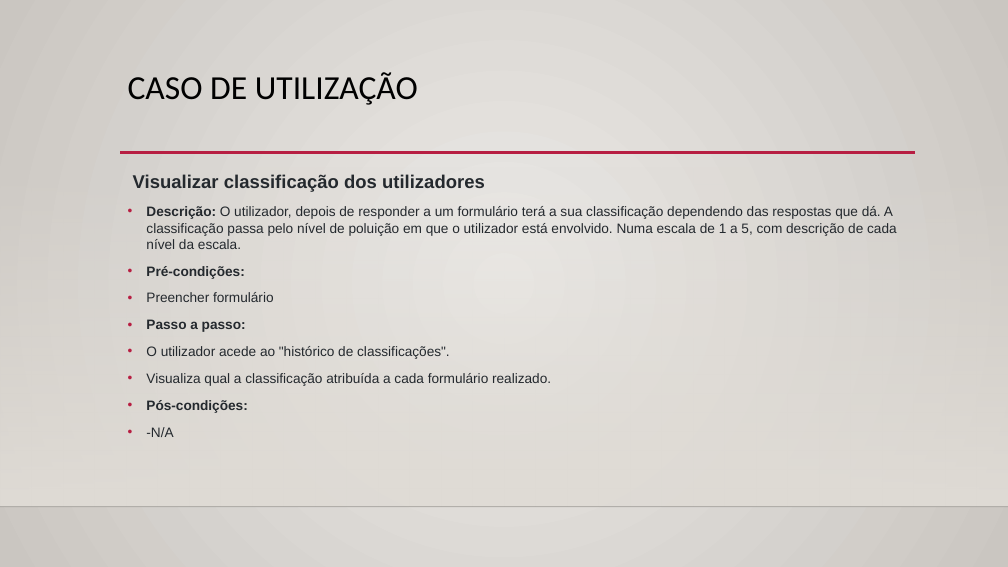
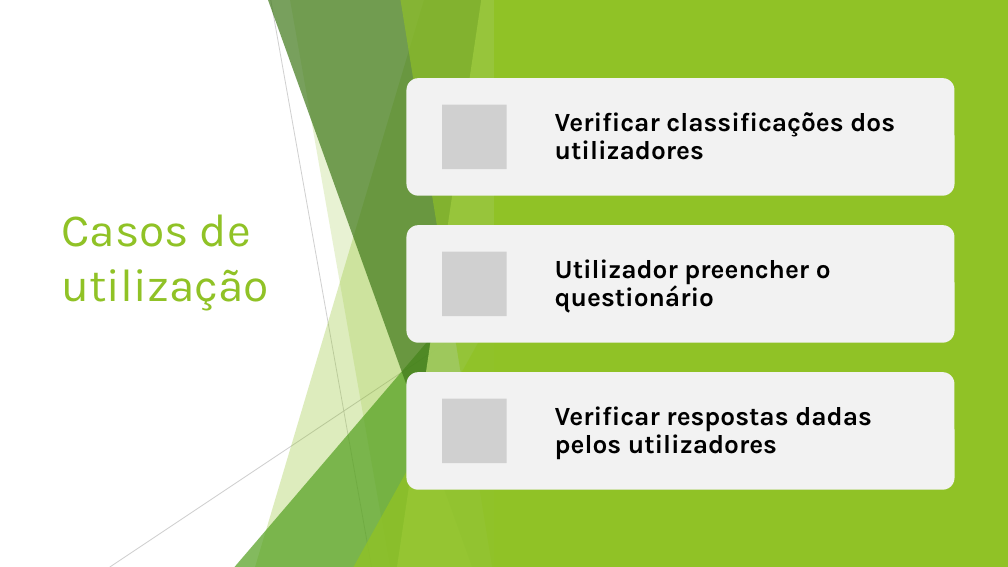
Before and after one commit to joaoluz90/footprint4all, a slide deck: slide 5 of Footprint4all.pptx. Drawn at 1008x567 pixels with LibreOffice and Linux fonts; fonts in the diff are those of the drawing; grey boxes stand for pictures; background and template pictures are left out. Boxes give left, top, right and bottom in pixels: in the first picture for what was removed or moved away, otherwise in the second. Text is boxed around its words. In the diff, an @@ line names an element or a change of style, - is before the commit and + after.

```diff
--- a/Footprint4all.pptx
+++ b/Footprint4all.pptx
@@ background gradient #ECEAE7 to #CAC7C1 to #FFFFFF @@
@@ rectangle added at (x1=0, y1=0, x2=1008, y2=567), fill #FFFFFF @@
@@ rectangle added at (x1=495, y1=0, x2=1008, y2=567), fill #90C226 @@
@@ title "Casos de utilização" at (x1=61, y1=214, x2=269, y2=311): vertical alignment top to middle @@
@@ rectangle removed at (x1=0, y1=167, x2=1008, y2=507) @@
@@ line removed from (120, 153) to (915, 153) @@
@@ text removed at (x1=133, y1=174, x2=897, y2=437) @@
-Visualizar classificação dos utilizadores
-• Descrição: O utilizador, depois de responder a um formulário terá a sua classificação dependendo das respostas que dá. A classificação passa pelo nível de poluição em que o utilizador está envolvido. Numa escala de 1 a 5, com descrição de cada nível da escala.
-• Pré-condições:
-• Preencher formulário
-• Passo a passo:
-• O utilizador acede ao "histórico de classificações".
-• Visualiza qual a classificação atribuída a cada formulário realizado.
-• Pós-condições:
-• -N/A
@@ title at (x1=61, y1=214, x2=269, y2=311): text changed; size 32 to 44 pt; font Calibri to Karla; text colour #000000 to #90C226 @@
-CASO DE UTILIZAÇÃO
+Casos de utilização
@@ group added at (x1=110, y1=0, x2=504, y2=567): 5 freeform shapes, 2 lines, 2 triangles @@
@@ group added at (x1=0, y1=0, x2=1008, y2=567): 5 freeform shapes, 3 triangles, 2 lines @@
@@ group added at (x1=407, y1=78, x2=955, y2=490): 3 rounded rectangles, 3 pictures, 3 texts @@
+Verificar classificações dos utilizadores
+Utilizador preencher o questionário
+Verificar respostas dadas pelos utilizadores
@@ line removed from (0, 507) to (1008, 507) @@
```
Also in this commit, not shown: 4 other slides changed, 3 slides added, 3 slides removed.
